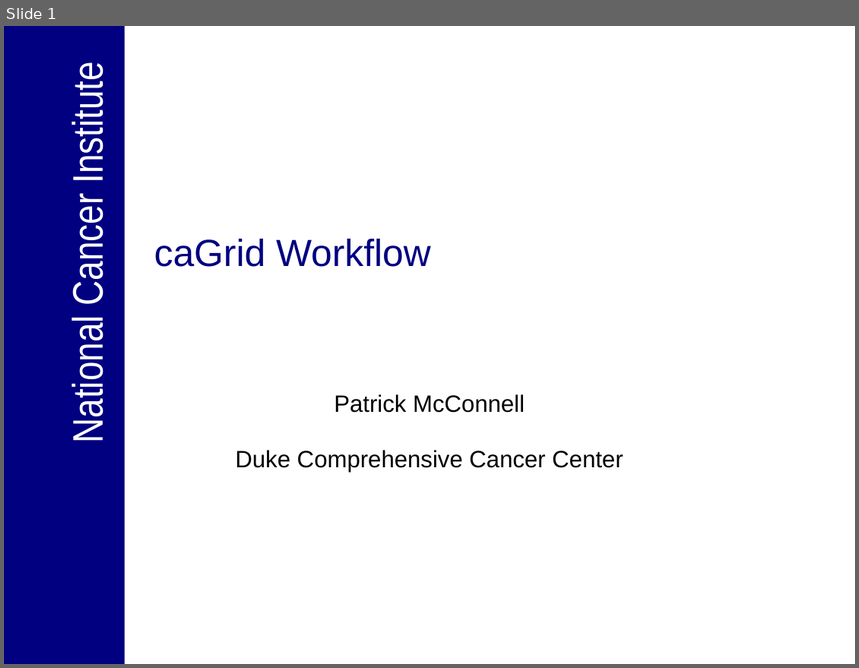
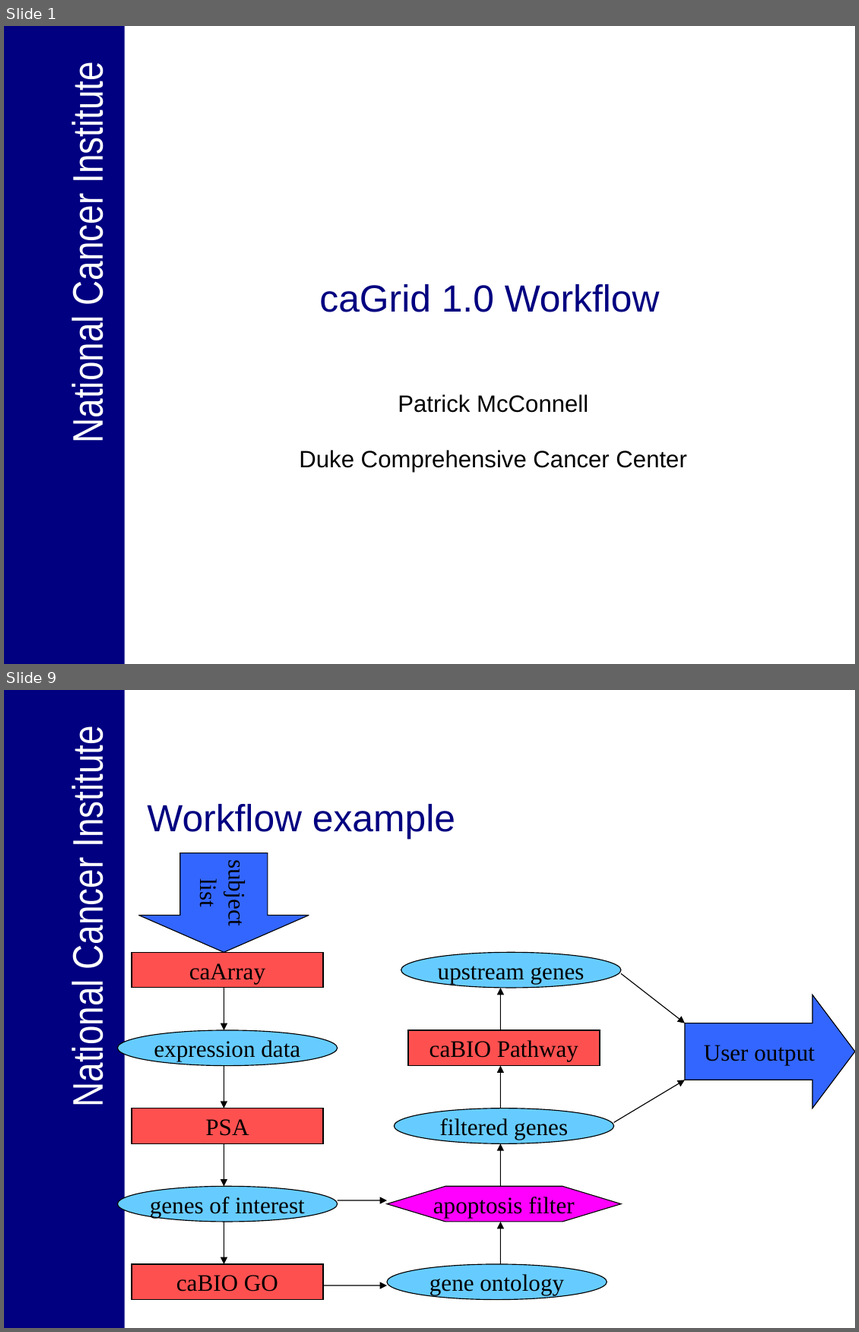
Before and after one commit to NCIP/cagrid-portal, a slide deck: cagrid-1-0/Documentation/presentations/20060918_ICR/workflow_icr_f2f_2006_09_18.ppt. Shown one above the other, each under a label of ours: slide 1 before the commit, slides 1 and 9 after it; the slides between them are not shown. The pictures are 859x668 and 859x1332 pixels, drawn with LibreOffice and Linux fonts; fonts in the diff are those of the drawing; background and template pictures are left out. Boxes give left, top, right and bottom in pixels: in the first picture for what was removed or moved away, otherwise in the second. Text is boxed around its words. In the diff, an @@ line names an element or a change of style, - is before the commit and + after.

```diff
--- a/cagrid-1-0/Documentation/presentations/20060918_ICR/workflow_icr_f2f_2006_09_18.ppt
+++ b/cagrid-1-0/Documentation/presentations/20060918_ICR/workflow_icr_f2f_2006_09_18.ppt
@@ slide 9 added at [4,690,855,1328], background #FFFFFF; not listed: 2 template elements that a slide beside it also shows @@
@@ title added at [147,804,455,839], 32 pt, text #000080 @@
+Workflow example
@@ down arrow added at [139,853,309,953], fill #3366FF, outline #000000 0.74 pt, 20 pt, text #000000 @@
+subject
+list
@@ rectangle added at [132,952,323,988], fill #FF5050, outline #000000 0.74 pt, 20 pt, text #000000 @@
+caArray
@@ ellipse added at [401,952,621,988], fill #66CCFF, outline #000000 0.74 pt, 20 pt, text #000000 @@
+upstream genes
@@ arrow added from (621, 973) to (685, 1024), #000000 0.74 pt @@
@@ arrow added from (224, 988) to (224, 1030), #000000 0.74 pt @@
@@ arrow added from (500, 1030) to (500, 988), #000000 0.74 pt @@
@@ right arrow added at [685,995,855,1108], fill #3366FF, outline #000000 0.74 pt, 20 pt, text #000000 @@
+User output
@@ ellipse added at [117,1030,337,1066], fill #66CCFF, outline #000000 0.74 pt, 20 pt, text #000000 @@
+expression data
@@ rectangle added at [408,1030,600,1066], fill #FF5050, outline #000000 0.74 pt, 20 pt, text #000000 @@
+caBIO Pathway
@@ arrow added from (224, 1066) to (224, 1109), #000000 0.74 pt @@
@@ arrow added from (500, 1109) to (500, 1066), #000000 0.74 pt @@
@@ arrow added from (614, 1122) to (685, 1080), #000000 0.74 pt @@
@@ rectangle added at [132,1109,323,1144], fill #FF5050, outline #000000 0.74 pt, 20 pt, text #000000 @@
+PSA
@@ ellipse added at [394,1109,614,1144], fill #66CCFF, outline #000000 0.74 pt, 20 pt, text #000000 @@
+filtered genes
@@ arrow added from (224, 1144) to (224, 1186), #000000 0.74 pt @@
@@ arrow added from (500, 1186) to (500, 1144), #000000 0.74 pt @@
@@ ellipse added at [117,1186,337,1222], fill #66CCFF, outline #000000 0.74 pt, 20 pt, text #000000 @@
+genes of interest
@@ hexagon added at [387,1186,621,1222], fill #FF00FF, outline #000000 0.74 pt, 20 pt, text #000000 @@
+apoptosis filter
@@ arrow added from (338, 1201) to (387, 1201), #000000 0.74 pt @@
@@ arrow added from (224, 1222) to (224, 1265), #000000 0.74 pt @@
@@ arrow added from (500, 1265) to (500, 1222), #000000 0.74 pt @@
@@ rectangle added at [132,1265,323,1300], fill #FF5050, outline #000000 0.74 pt, 20 pt, text #000000 @@
+caBIO GO
@@ ellipse added at [387,1265,607,1300], fill #66CCFF, outline #000000 0.74 pt, 20 pt, text #000000 @@
+gene ontology
@@ arrow added from (323, 1286) to (387, 1286), #000000 0.74 pt @@
@@ slide 1 changed as well @@
@@ title at [319,284,660,313]: text changed @@
-caGrid Workflow
+caGrid 1.0 Workflow
@@ subtitle "Patrick McConnell": place and size @@
-subtitle "Patrick McConnell" at [235,395,623,472]
+subtitle "Patrick McConnell" at [299,395,686,472]
```
Also in this commit, not shown: 1 other slide changed, 25 other slides added.
